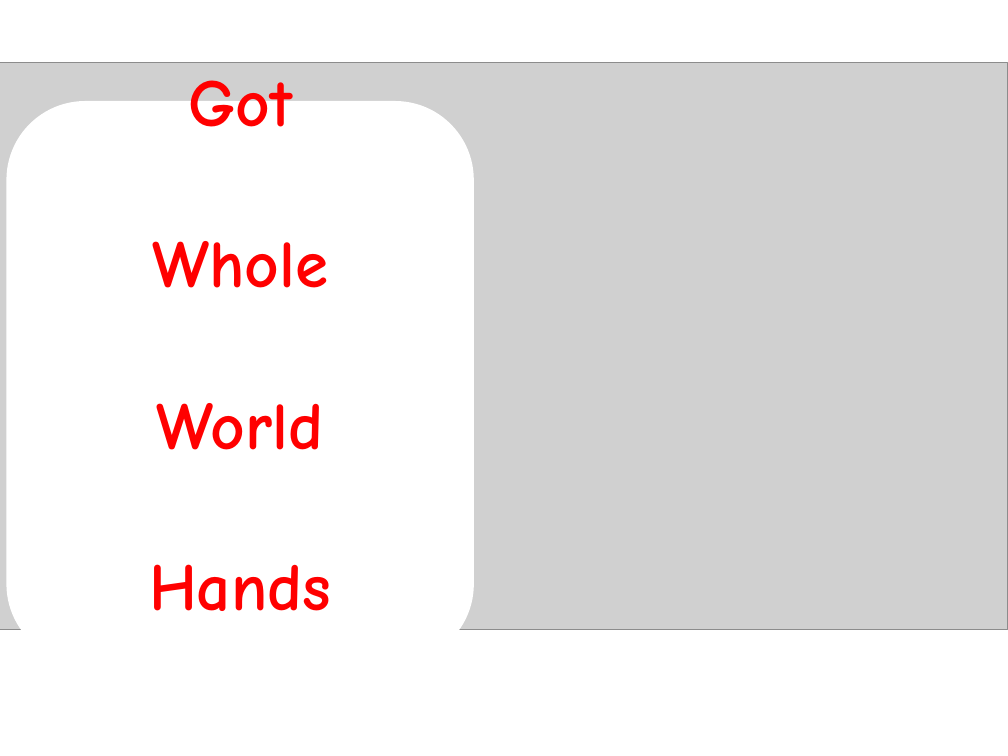
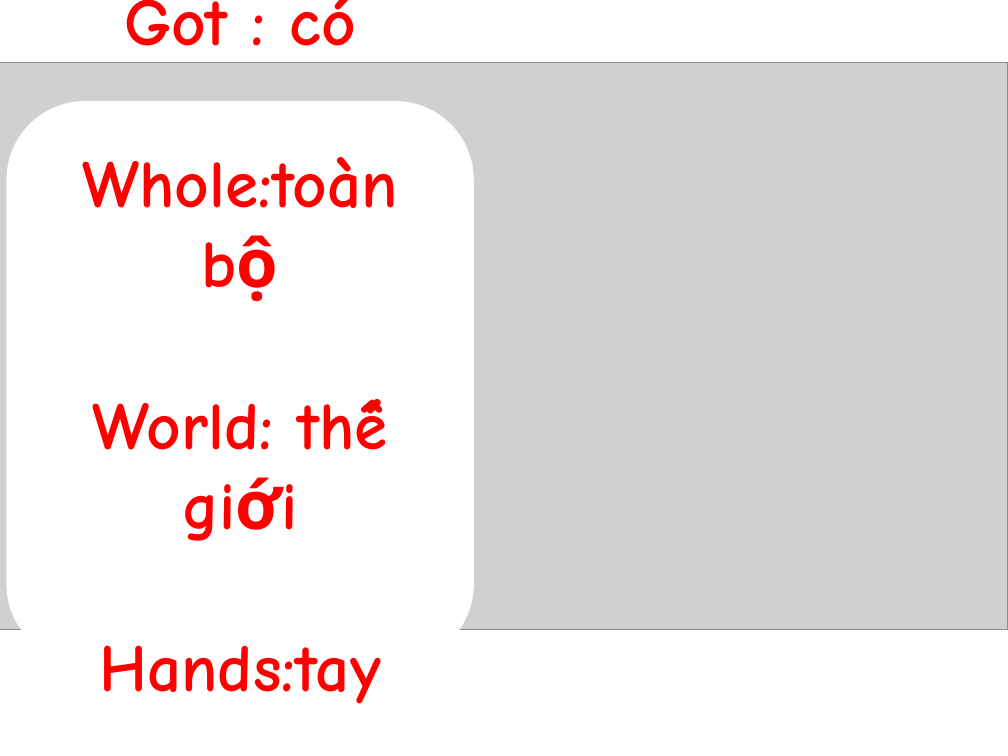
Before and after one commit to batisuoc/free-school-class, a slide deck: slide 2 of english/he's got the whole world in His hands.pptx. Drawn at 1008x756 pixels with LibreOffice and Linux fonts; fonts in the diff are those of the drawing; grey boxes stand for pictures. Boxes give left, top, right and bottom in pixels: in the first picture for what was removed or moved away, otherwise in the second. Text is boxed around its words. In the diff, an @@ line names an element or a change of style, - is before the commit and + after.

```diff
--- a/english/he's got the whole world in His hands.pptx
+++ b/english/he's got the whole world in His hands.pptx
@@ text in rounded rectangle at (82, 0, 398, 704): text changed @@
-Got
-Whole
-World
-Hands
+Got : có
+Whole:toàn bộ
+World: thế giới
+Hands:tay
```
Also in this commit, not shown: 2 other slides changed, 1 slide added, 2 other files.
